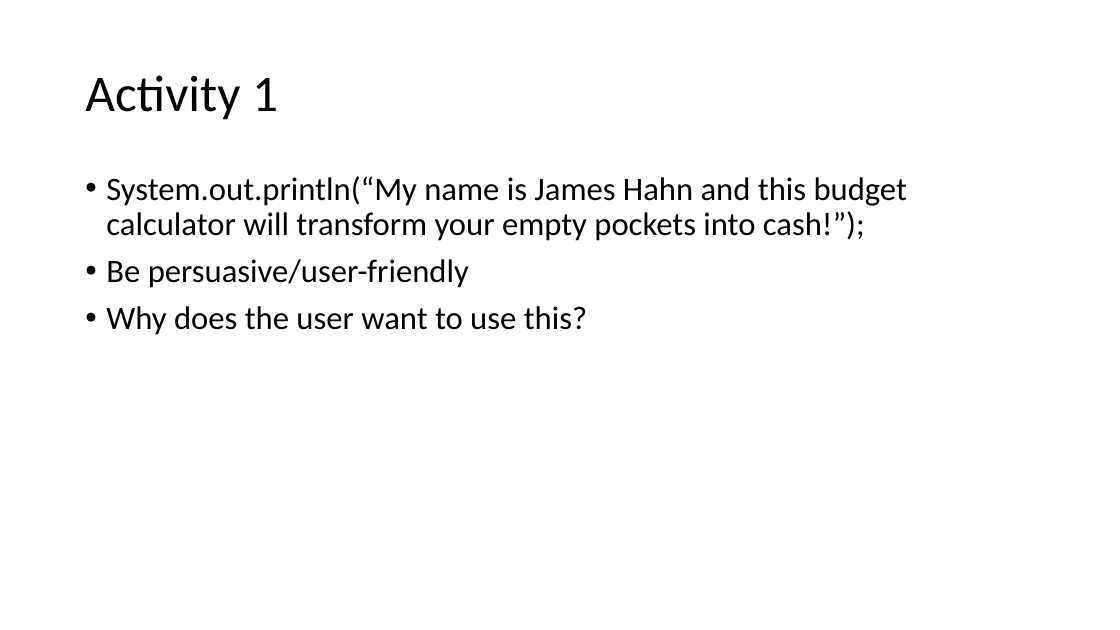
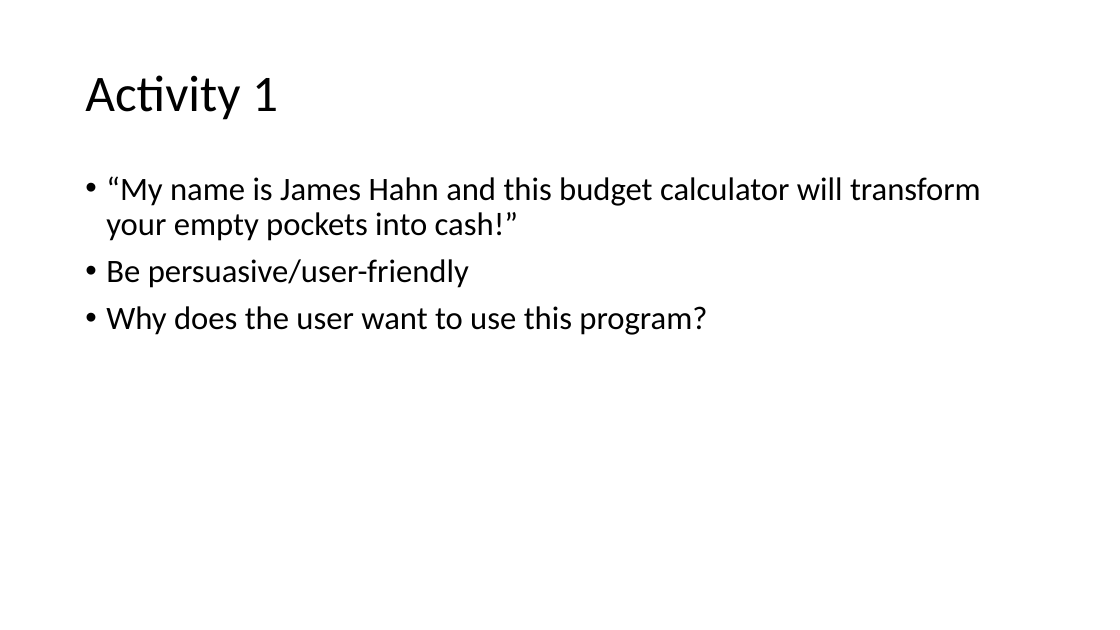
Before and after one commit to kingsman142/CS0007-UTA, a slide deck: slide 5 of Powerpoints/CS0007 Week 4.pptx. Drawn at 1120x630 pixels with LibreOffice and Linux fonts; fonts in the diff are those of the drawing. Boxes give left, top, right and bottom in pixels: in the first picture for what was removed or moved away, otherwise in the second. Text is boxed around its words. In the diff, an @@ line names an element or a change of style, - is before the commit and + after.

```diff
--- a/Powerpoints/CS0007 Week 4.pptx
+++ b/Powerpoints/CS0007 Week 4.pptx
@@ text at (x1=106, y1=176, x2=981, y2=241): text changed @@
-• System.out.println(“My name is James Hahn and this budget calculator will transform your empty pockets into cash!”);
+• “My name is James Hahn and this budget calculator will transform your empty pockets into cash!”
@@ text at (x1=106, y1=306, x2=707, y2=335): text changed @@
-• Why does the user want to use this?
+• Why does the user want to use this program?
```
Also in this commit, not shown: 6 other slides changed, 2 other files.
